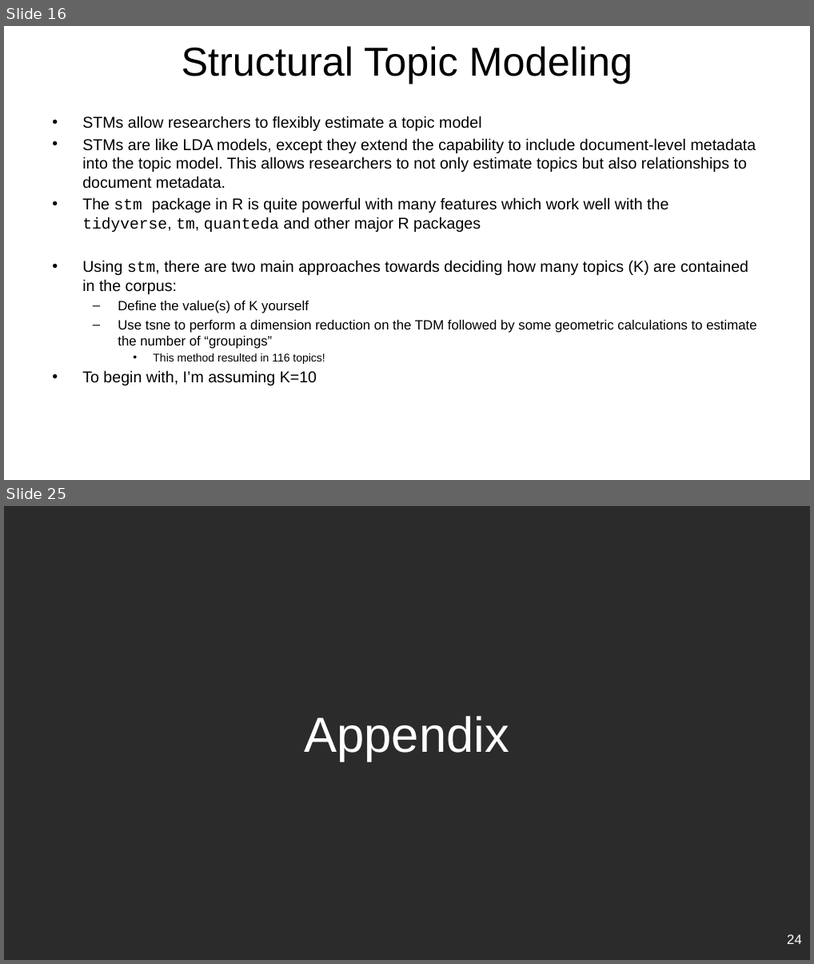
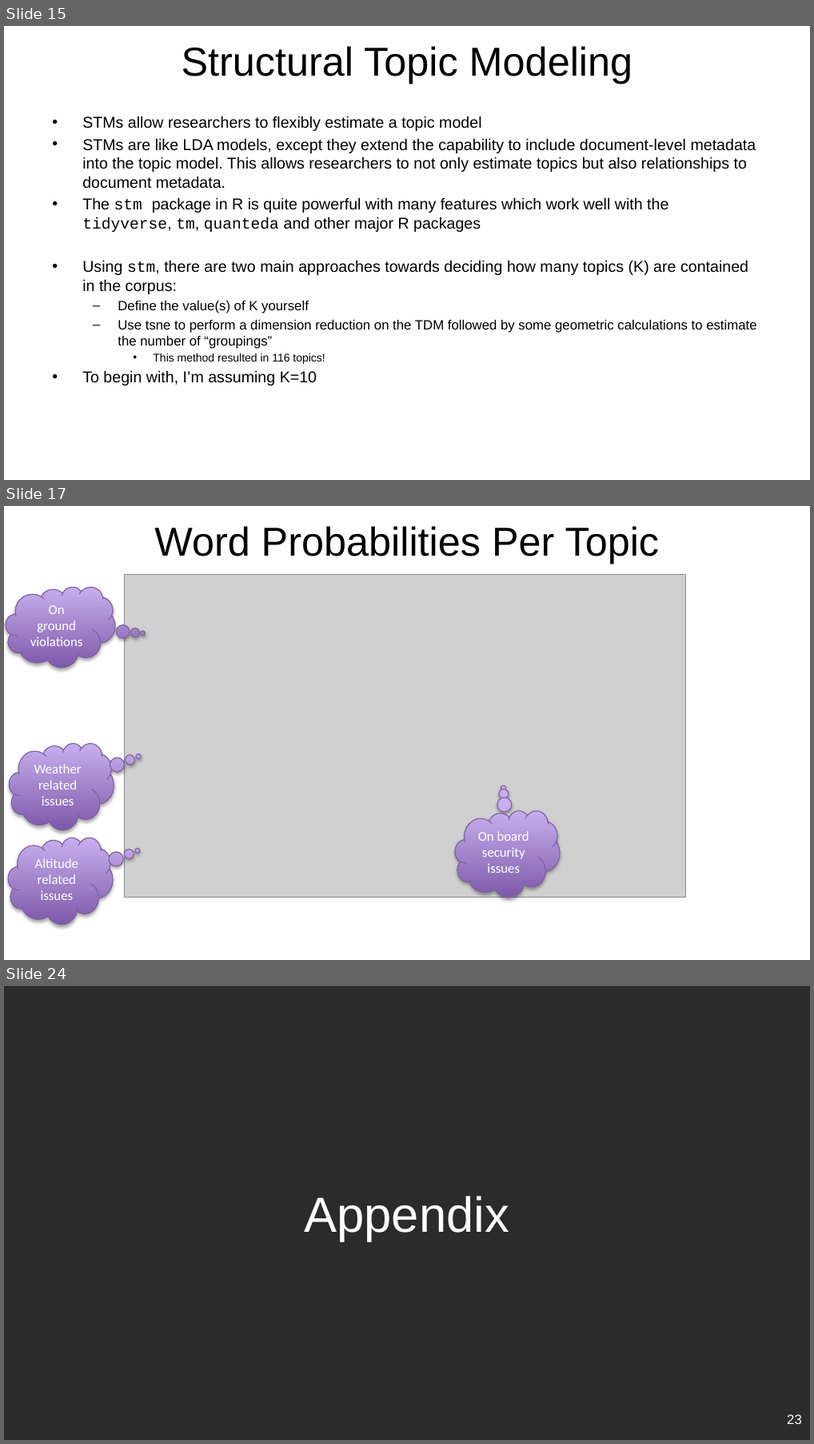
Before and after one commit to rsangole/453_TextAnalysis_FinalProject, a slide deck: reports/Final Report.pptx. Shown one above the other, each under a label of ours: slides 16 and 25 before the commit, slides 15, 17 and 24 after it; the slides between them are not shown. The pictures are 814x964 and 814x1444 pixels, drawn with LibreOffice and Linux fonts; fonts in the diff are those of the drawing; grey boxes stand for pictures; background and template pictures are left out; a plain dark background stands for a picture behind light text. Boxes give left, top, right and bottom in pixels: in the first picture for what was removed or moved away, otherwise in the second. Text is boxed around its words. In the diff, an @@ line names an element or a change of style, - is before the commit and + after.

```diff
--- a/reports/Final Report.pptx
+++ b/reports/Final Report.pptx
@@ slide 17 added at box(4, 506, 810, 960), background picture (left out) @@
@@ title added at box(154, 526, 660, 564), 36 pt, text #000000 @@
+Word Probabilities Per Topic
@@ picture added at box(124, 575, 686, 897) @@
@@ thought cloud added at box(6, 587, 115, 668), fill gradient #7F5BAB to #C8B0ED, outline #7D60A0 0.75 pt, 12 pt, text #FFFFFF @@
+On ground violations
@@ thought cloud added at box(9, 743, 114, 829), fill gradient #7F5BAB to #C8B0ED, outline #7D60A0 0.75 pt, 12 pt, text #FFFFFF @@
+Weather related issues
@@ thought cloud added at box(455, 810, 561, 896), fill gradient #7F5BAB to #C8B0ED, outline #7D60A0 0.75 pt, 12 pt, text #FFFFFF @@
+On board security issues
@@ thought cloud added at box(8, 837, 113, 924), fill gradient #7F5BAB to #C8B0ED, outline #7D60A0 0.75 pt, 12 pt, text #FFFFFF @@
+Altitude related issues
@@ page number added at box(582, 926, 770, 950), 12 pt, text #FFFFFF @@
+16
@@ what was slide 16 is now slide 15 @@
@@ what was slide 25 is now slide 24 @@
@@ page number at box(787, 1414, 802, 1424): text changed @@
-24
+23
```
Also in this commit, not shown: 6 slides changed, 5 other slides added, 7 slides removed, 6 other files.
